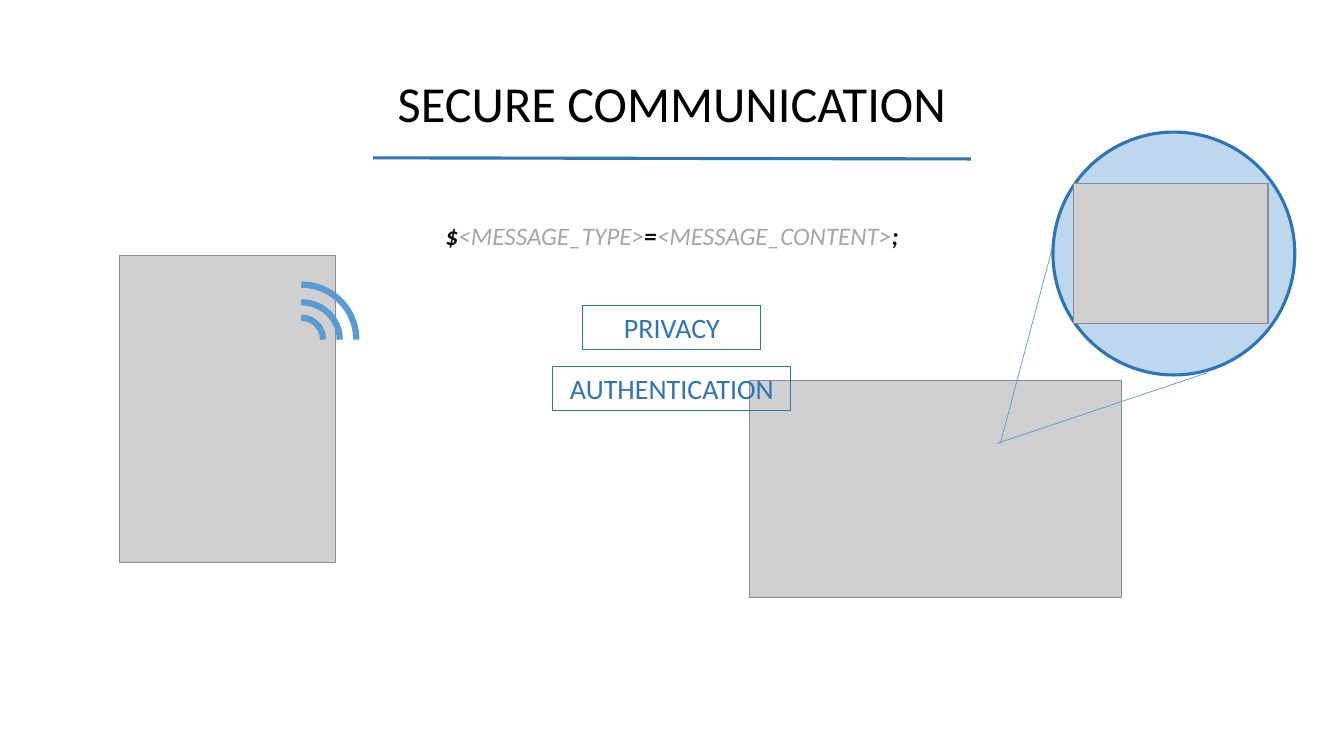
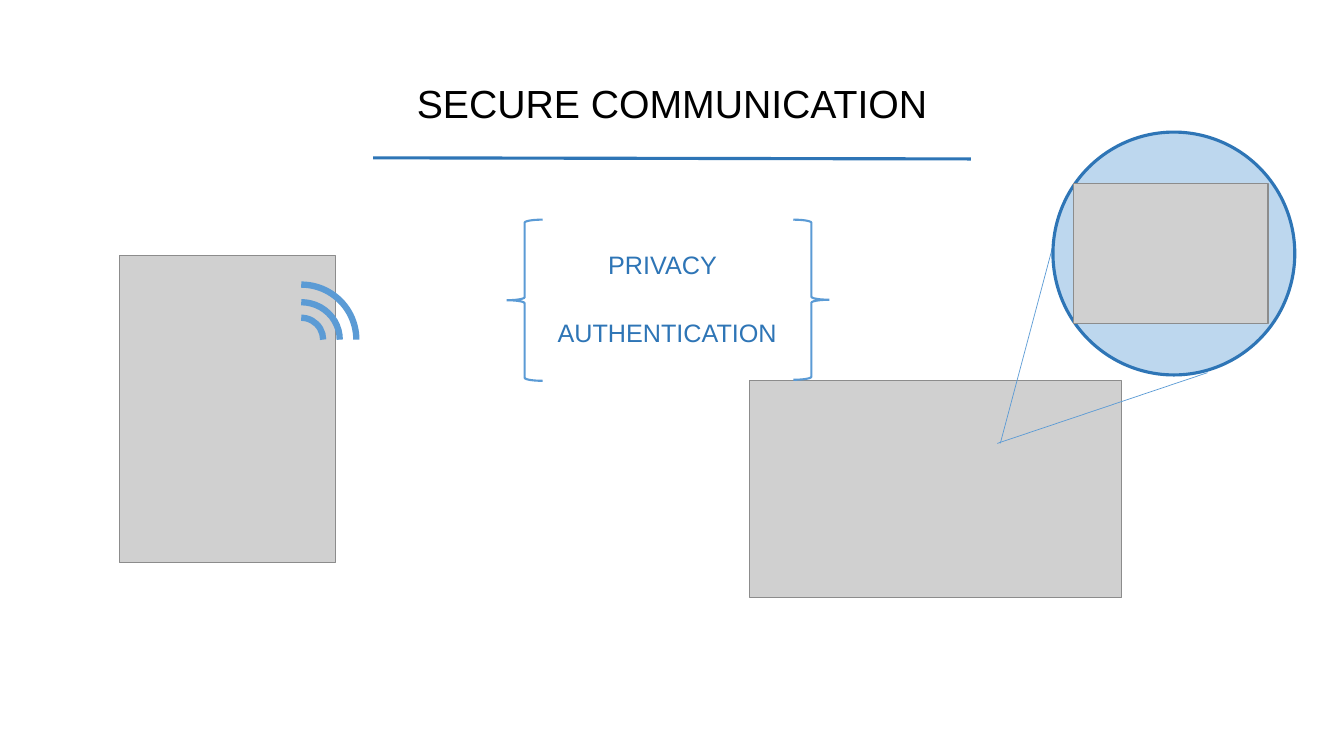
Before and after one commit to m-peko/SecureBLE, a slide deck: slide 3 of docs/SecureBLE.pptx. Drawn at 1344x756 pixels with LibreOffice and Linux fonts; fonts in the diff are those of the drawing; grey boxes stand for pictures. Boxes give left, top, right and bottom in pixels: in the first picture for what was removed or moved away, otherwise in the second. Text is boxed around its words. In the diff, an @@ line names an element or a change of style, - is before the commit and + after.

```diff
--- a/docs/SecureBLE.pptx
+++ b/docs/SecureBLE.pptx
@@ title "SECURE COMMUNICATION" at <box>417,90,927,119</box>: size 36 to 28 pt, font Calibri to Arial @@
@@ text removed at <box>445,228,898,248</box> @@
-$<MESSAGE_TYPE>=<MESSAGE_CONTENT>;
@@ left brace added at <box>507,220,543,381</box>, outline #5B9BD5 1.5 pt @@
@@ left brace added at <box>793,220,830,380</box>, outline #5B9BD5 1.5 pt @@
@@ text "PRIVACY" at <box>608,256,717,275</box>: size 20 to 18 pt, font Calibri to Arial; alignment centre to left; outline #2E75B6 0.75 pt to none @@
@@ text "PRIVACY": place and size @@
-text "PRIVACY" at <box>583,306,761,350</box>
+text "PRIVACY" at <box>608,256,717,275</box>
@@ text "AUTHENTICATION": place and size @@
-text "AUTHENTICATION" at <box>554,367,791,411</box>
+text "AUTHENTICATION" at <box>558,324,777,343</box>
@@ text "AUTHENTICATION" at <box>558,324,777,343</box>: size 20 to 18 pt, font Calibri to Arial; alignment centre to left; outline #2E75B6 0.75 pt to none @@
```
Also in this commit, not shown: 7 other slides changed, 4 slides added, 15 other files.
